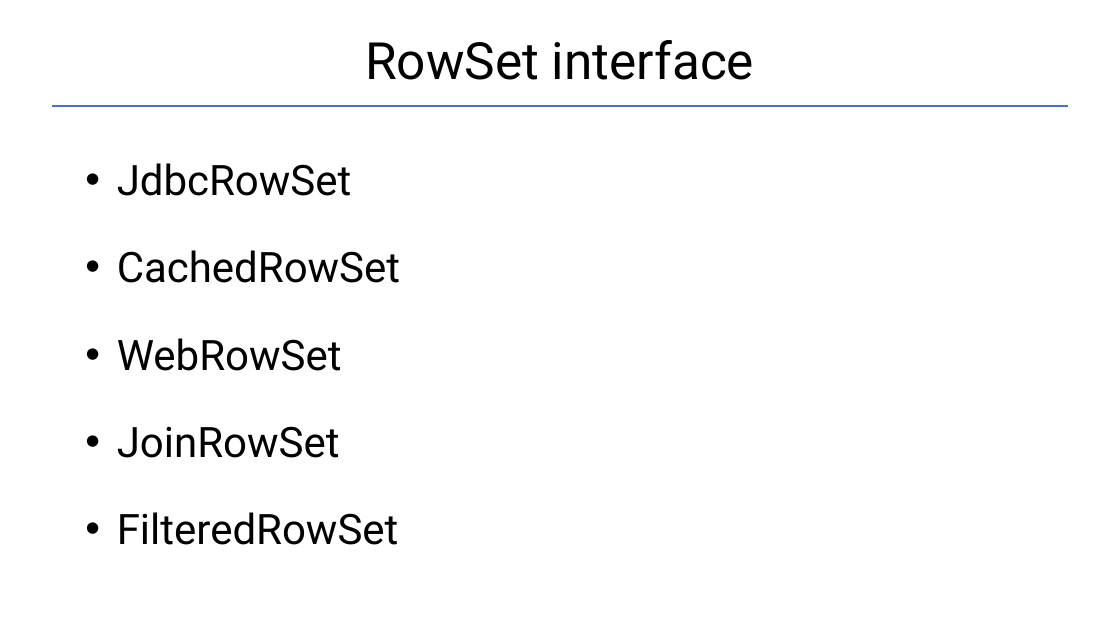
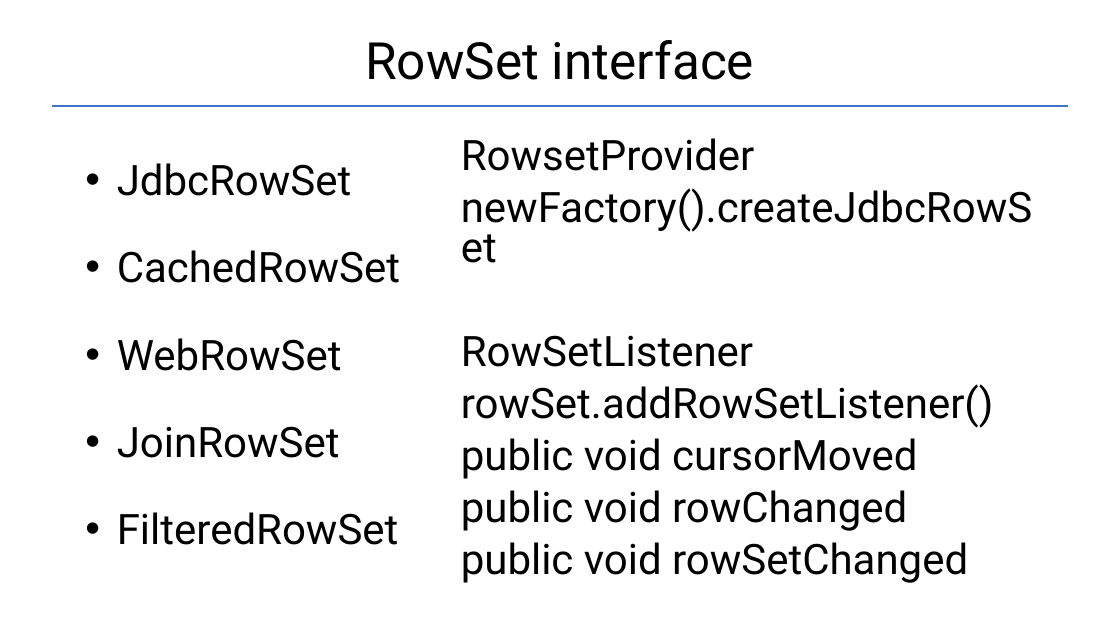
Before and after one commit to Garnik94/Levelup_presentations, a slide deck: slide 18 of JDBC/JDBC_Presentation.pptx. Drawn at 1120x630 pixels with LibreOffice and Linux fonts; fonts in the diff are those of the drawing. Boxes give left, top, right and bottom in pixels: in the first picture for what was removed or moved away, otherwise in the second. Text is boxed around its words. In the diff, an @@ line names an element or a change of style, - is before the commit and + after.

```diff
--- a/JDBC/JDBC_Presentation.pptx
+++ b/JDBC/JDBC_Presentation.pptx
@@ text added at [461,138,1032,583], 36 pt, text #000000 @@
+RowsetProvider
+newFactory().createJdbcRowSet
+RowSetListener
+rowSet.addRowSetListener()
+public void cursorMoved
+public void rowChanged
+public void rowSetChanged
```
Also in this commit, not shown: 1 other slide changed, 1 other file.
